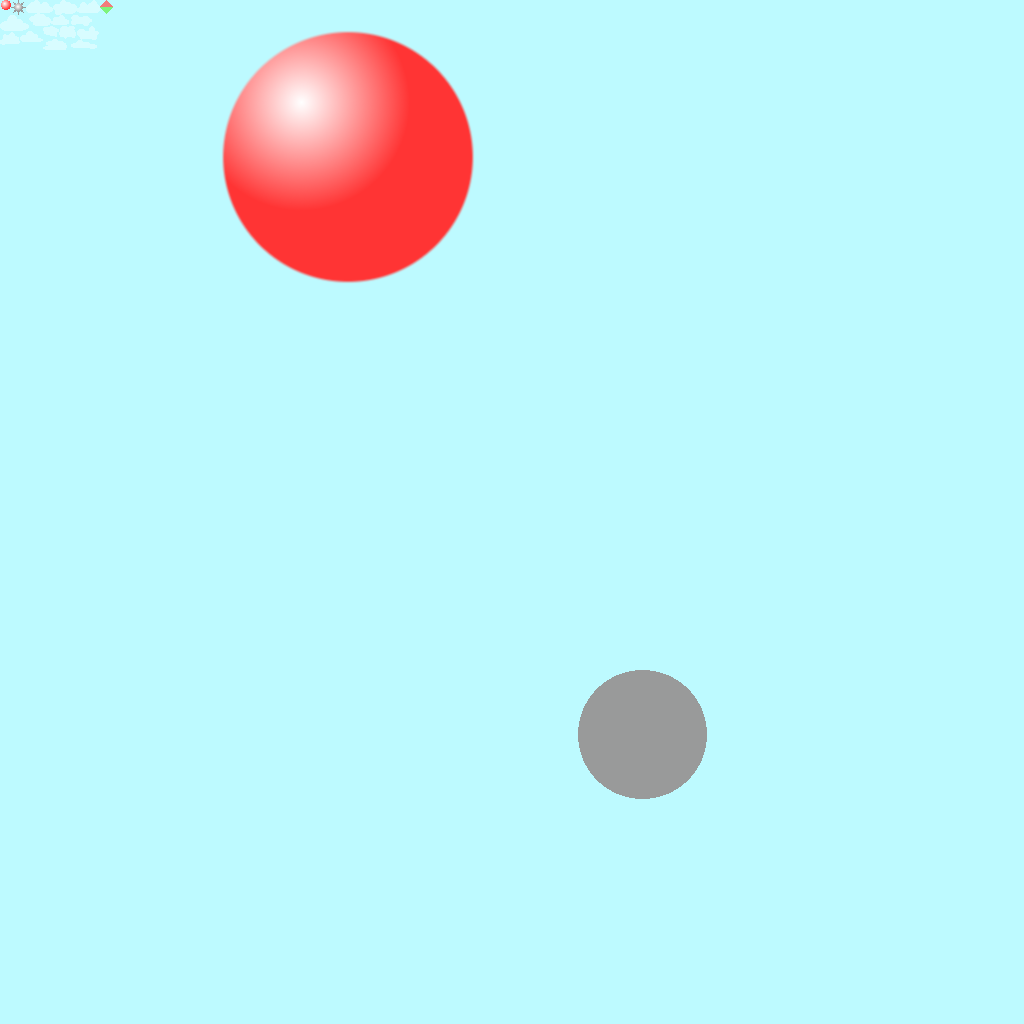
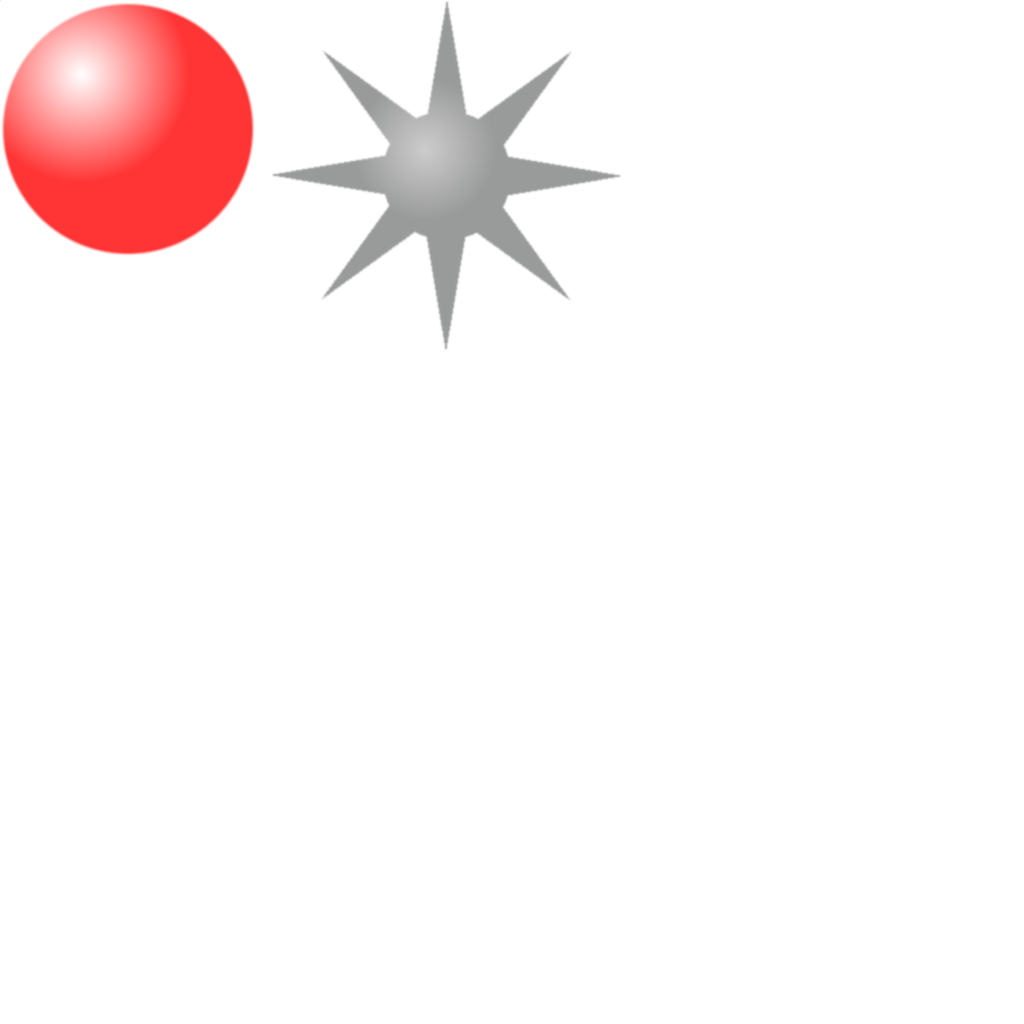
Two versions of the same layered image (1024px x 1024px). Layer-by-layer changes:
painted on "Background" over <box>0,0,955,926</box>
hid "Layer" over <box>0,0,1024,1024</box>
